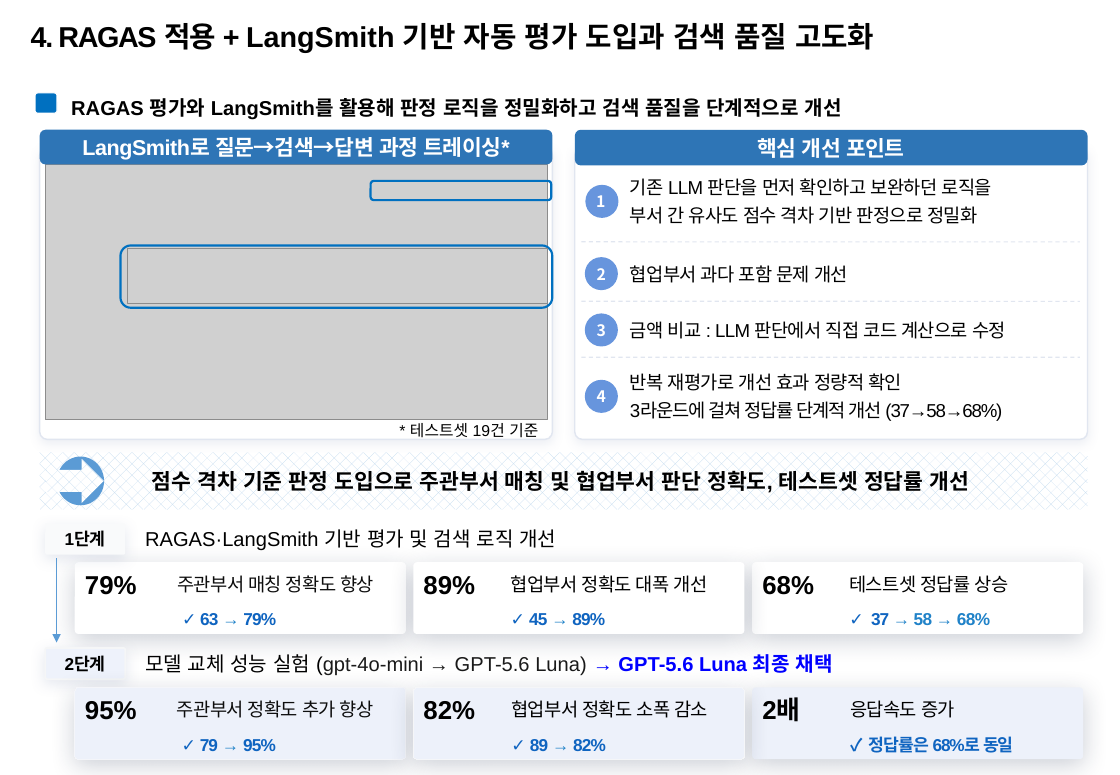
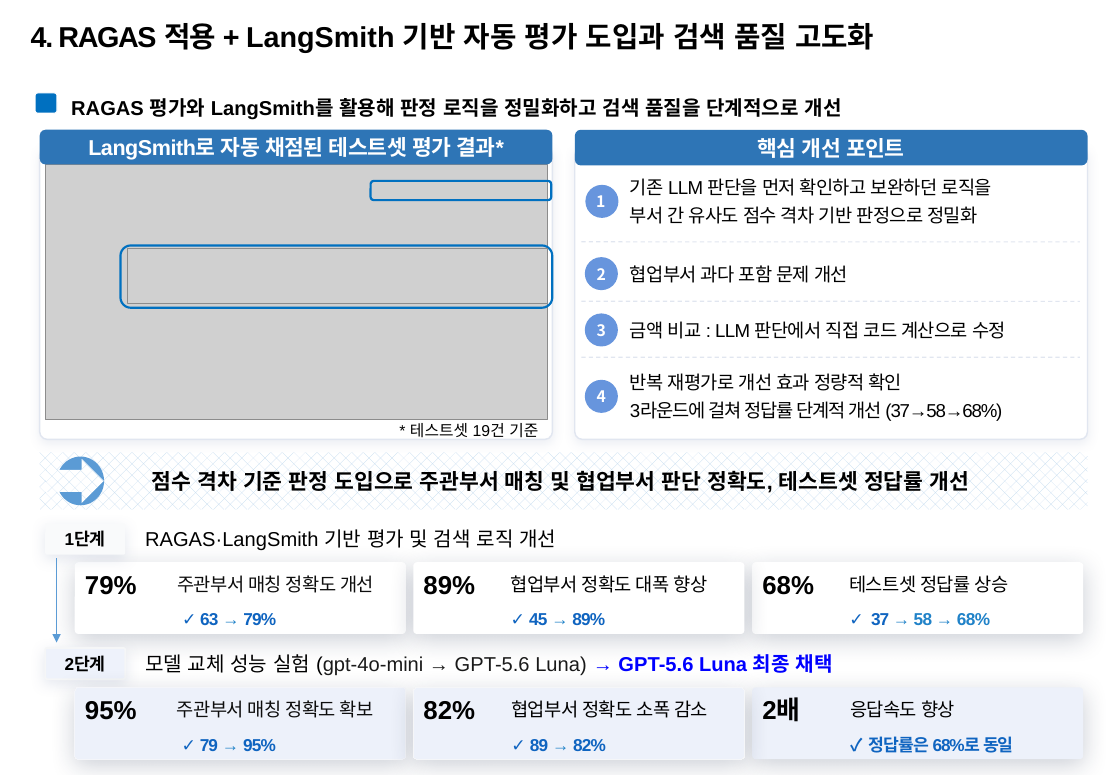
Before and after one commit to temmi81-hue/department-ragas, a slide deck: slide 5 of presentation/submission/26년 포스코퓨처엠 AI활용전문가 과정_사무계_송다혜.pptx. Drawn at 1120x775 pixels with LibreOffice and Linux fonts; fonts in the diff are those of the drawing; grey boxes stand for pictures; background and template pictures are left out. Boxes give left, top, right and bottom in pixels: in the first picture for what was removed or moved away, otherwise in the second. Text is boxed around its words. In the diff, an @@ line names an element or a change of style, - is before the commit and + after.

```diff
--- a/presentation/submission/26년 포스코퓨처엠 AI활용전문가 과정_사무계_송다혜.pptx
+++ b/presentation/submission/26년 포스코퓨처엠 AI활용전문가 과정_사무계_송다혜.pptx
@@ text in rounded rectangle at [88, 137, 504, 160]: text changed @@
-LangSmith로 질문→검색→답변 과정 트레이싱*
+LangSmith로 자동 채점된 테스트셋 평가 결과*
@@ text at [177, 575, 374, 593]: text changed @@
-주관부서 매칭 정확도 향상
+주관부서 매칭 정확도 개선
@@ text at [511, 575, 708, 593]: text changed @@
-협업부서 정확도 대폭 개선
+협업부서 정확도 대폭 향상
@@ text at [177, 700, 374, 718]: text changed @@
-주관부서 정확도 추가 향상
+주관부서 매칭 정확도 확보
@@ text at [850, 700, 955, 718]: text changed @@
-응답속도 증가
+응답속도 향상
```
Also in this commit, not shown: 1 other file.
